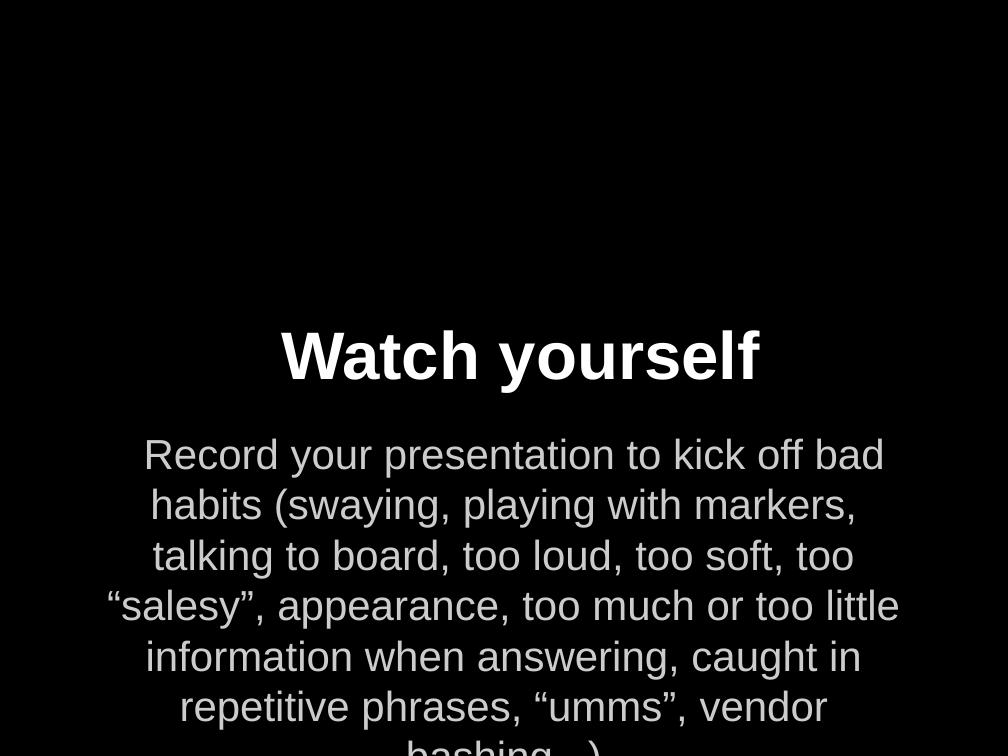
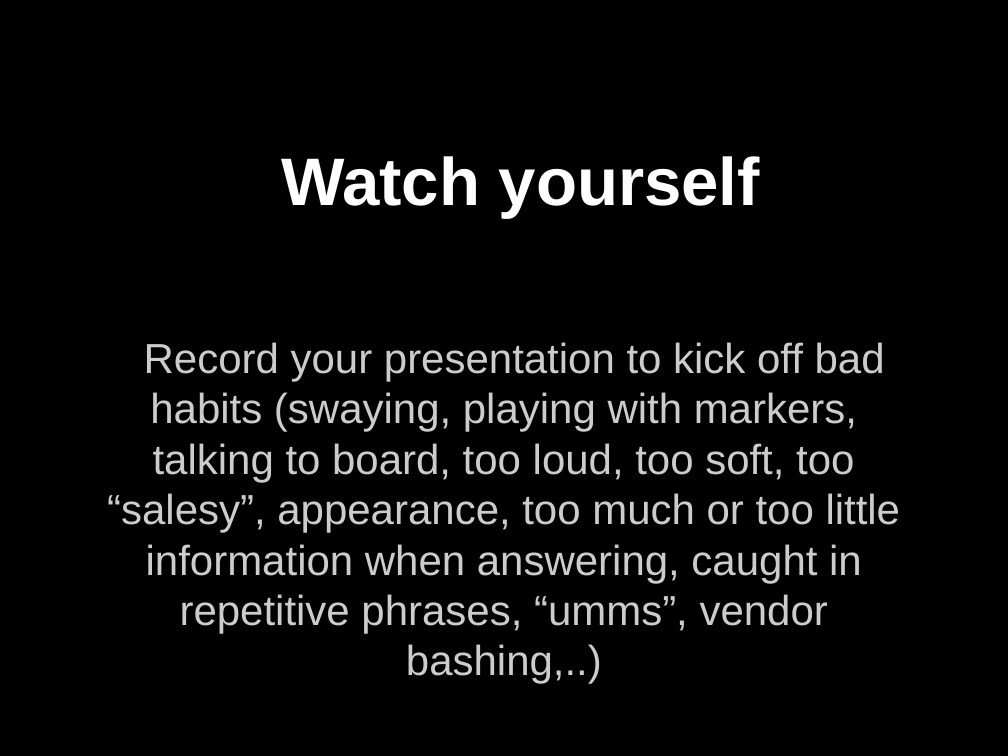
Before and after one commit to nitheeshp/AWSTrainers, a slide deck: slide 23 of Instructor Tips.pptx. Drawn at 1008x756 pixels with LibreOffice and Linux fonts; fonts in the diff are those of the drawing. Boxes give left, top, right and bottom in pixels: in the first picture for what was removed or moved away, otherwise in the second. Text is boxed around its words. In the diff, an @@ line names an element or a change of style, - is before the commit and + after.

```diff
--- a/Instructor Tips.pptx
+++ b/Instructor Tips.pptx
@@ title "Watch yourself": place and size @@
-title "Watch yourself" at (281,330,760,392)
+title "Watch yourself" at (281,156,760,218)
@@ subtitle "Record your presentation to kick ..." rewrapped from (107,438,901,730) to (107,342,901,684) @@
```
Also in this commit, not shown: 7 other slides changed.
